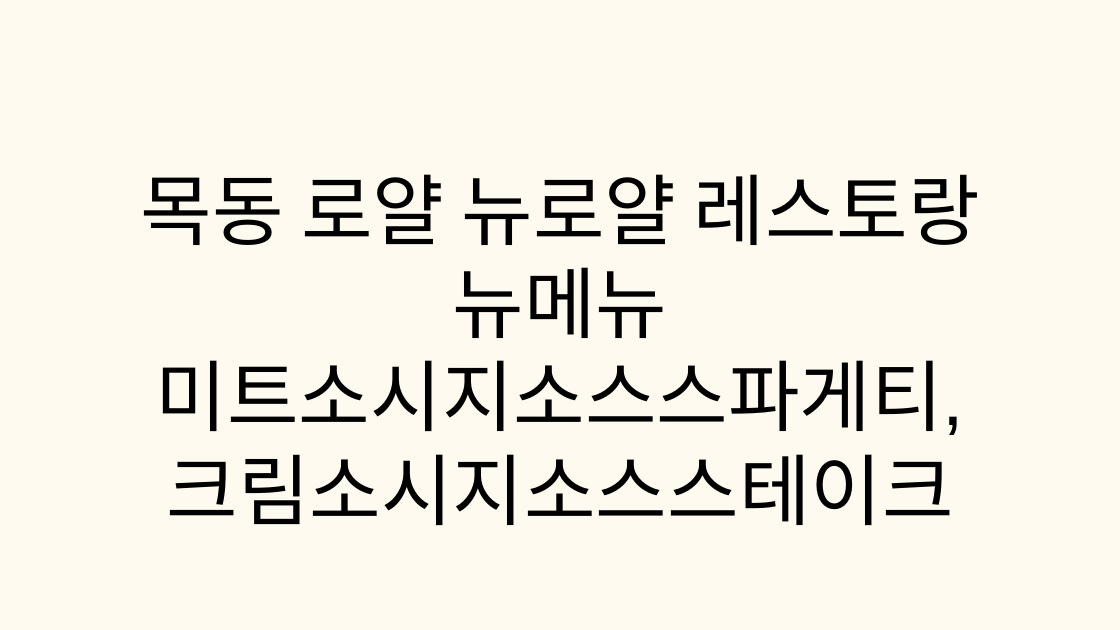
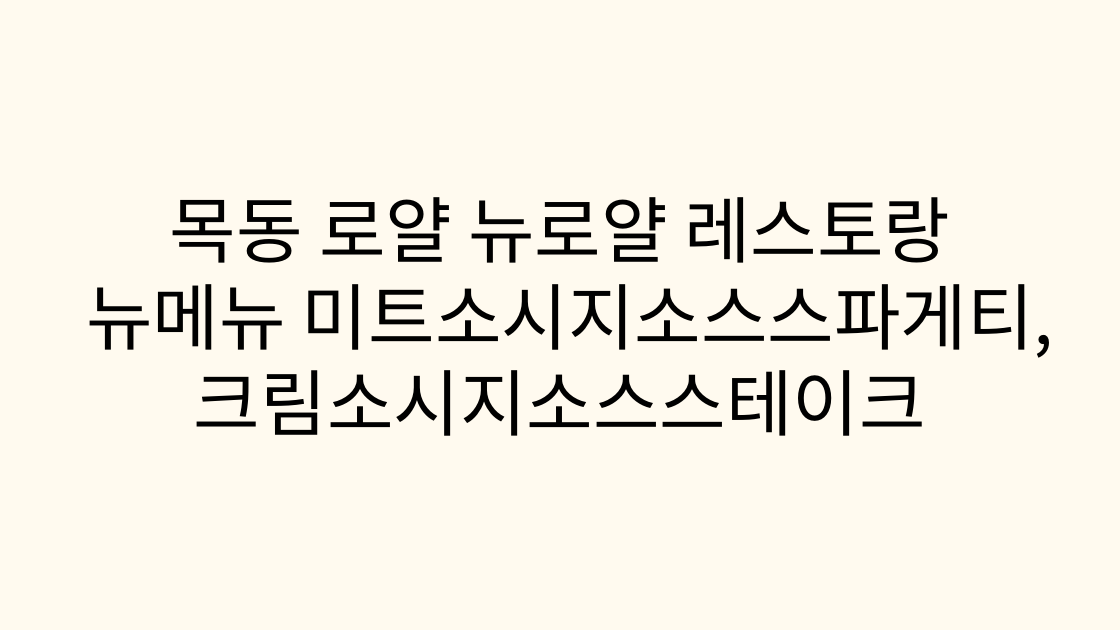
Before and after one commit to tkdgns25300/sunday_play, a slide deck: slide 15 of public/downloads/games/tongue-twister/rules.pptx (slide 14 before the commit). Drawn at 1120x630 pixels with LibreOffice and Linux fonts; fonts in the diff are those of the drawing. Boxes give left, top, right and bottom in pixels: in the first picture for what was removed or moved away, otherwise in the second. Text is boxed around its words. In the diff, an @@ line names an element or a change of style, - is before the commit and + after.

```diff
--- a/public/downloads/games/tongue-twister/rules.pptx
+++ b/public/downloads/games/tongue-twister/rules.pptx
@@ text "목동 로얄 뉴로얄 레스토랑 뉴메뉴 ...": place and size @@
-text "목동 로얄 뉴로얄 레스토랑 뉴메뉴 ..." at (140,174,980,525)
+text "목동 로얄 뉴로얄 레스토랑 뉴메뉴 ..." at (86,197,1054,436)
@@ text "목동 로얄 뉴로얄 레스토랑 뉴메뉴 ..." at (86,197,1054,436): size 100 to 93 pt, font Arial to Noto Sans CJK KR; line spacing 120pt to 111.6pt @@
```
Also in this commit, not shown: 17 other slides changed, 3 slides added, 2 slides removed, 3 other files.
